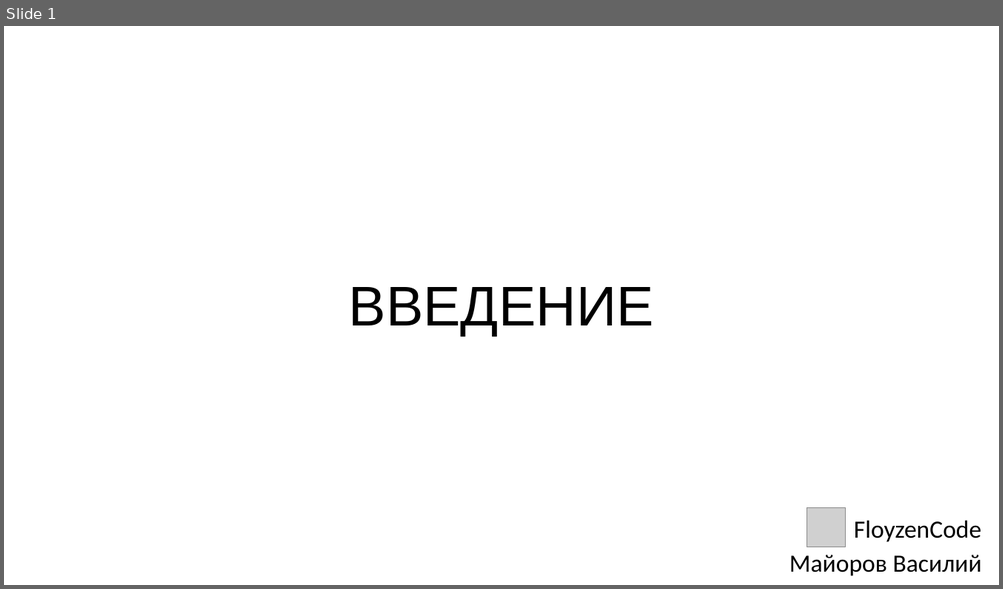
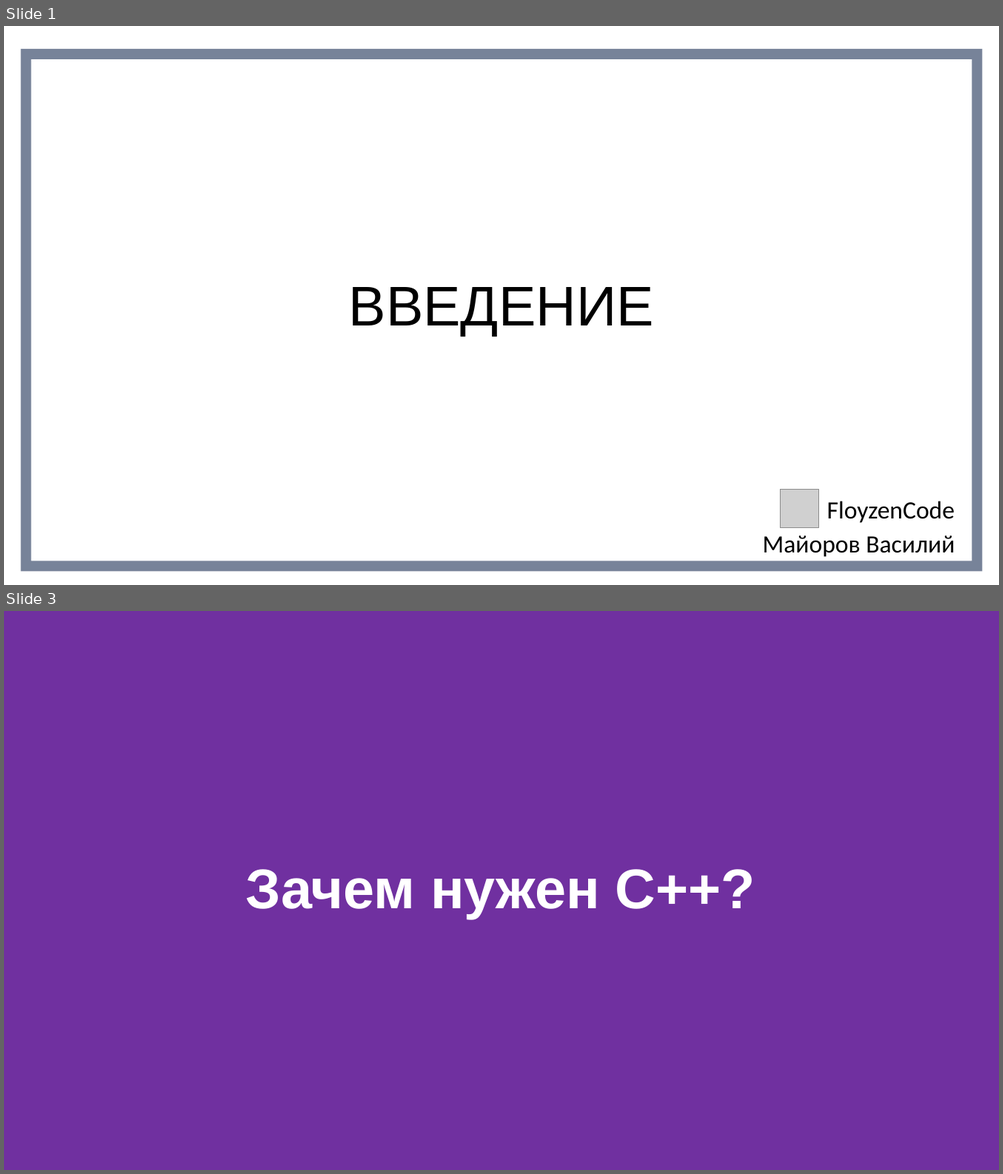
Before and after one commit to FloyzenCode/cpp-lectures, a slide deck: lecture1/lecture1.pptx. Shown one above the other, each under a label of ours: slide 1 before the commit, slides 1 and 3 after it; the slides between them are not shown. The pictures are 1003x589 and 1003x1174 pixels, drawn with LibreOffice and Linux fonts; fonts in the diff are those of the drawing; grey boxes stand for pictures. Boxes give left, top, right and bottom in pixels: in the first picture for what was removed or moved away, otherwise in the second. Text is boxed around its words. In the diff, an @@ line names an element or a change of style, - is before the commit and + after.

```diff
--- a/lecture1/lecture1.pptx
+++ b/lecture1/lecture1.pptx
@@ slide 3 added at box(4, 611, 999, 1170), background #7030A0 @@
@@ title added at box(246, 869, 755, 919), 54 pt, text #FFFFFF, bold @@
+Зачем нужен С++?
@@ slide 1 changed as well @@
@@ rectangle added at box(25, 54, 977, 567), outline #1E3256 10 pt @@
@@ 1 picture, 1 text, 1 subtitle: place and size @@
-1 picture, 1 text, 1 subtitle at box(789, 508, 982, 577)
+1 picture, 1 text, 1 subtitle at box(762, 489, 954, 557)
```
Also in this commit, not shown: 49 other slides added, 1 slide removed, 14 other files.
